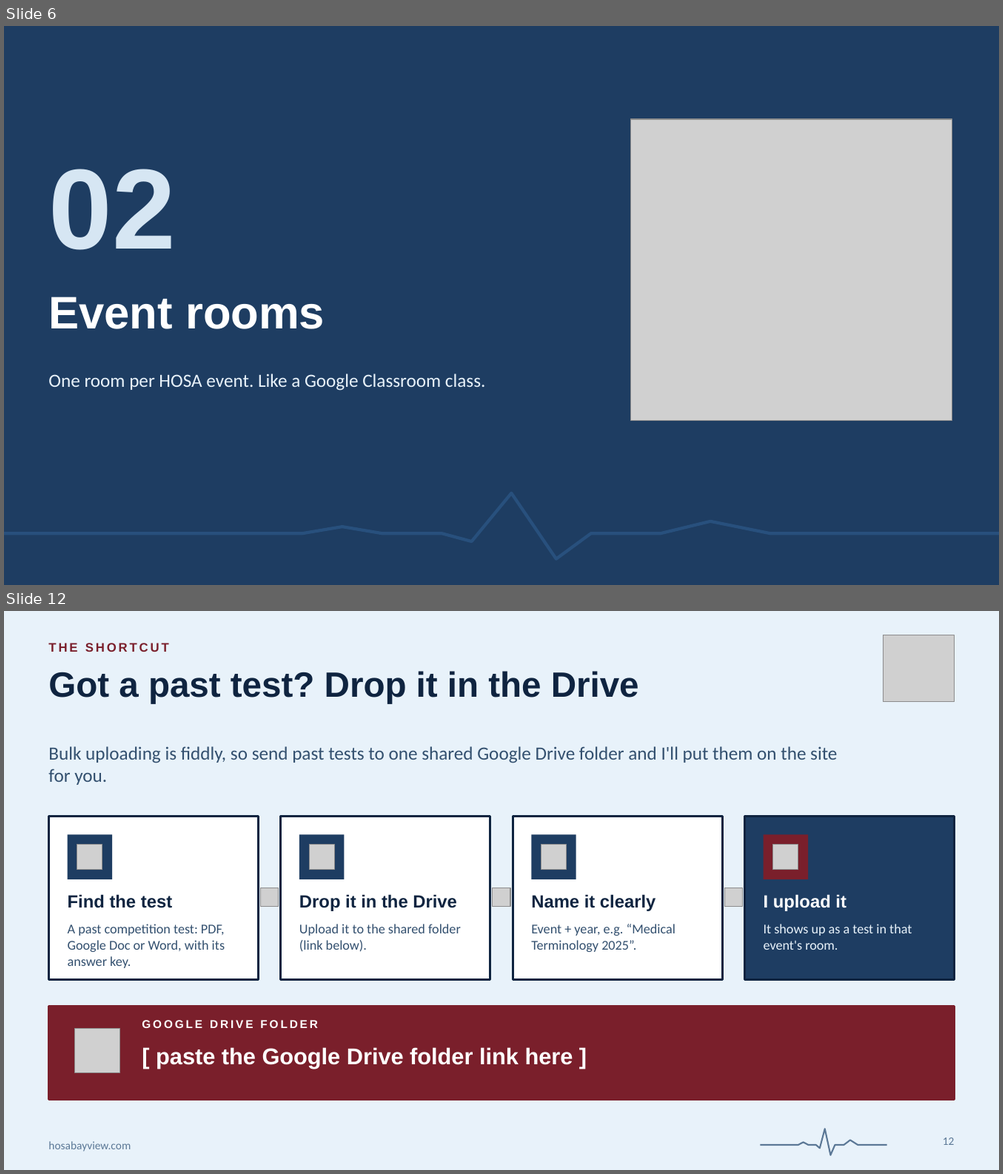
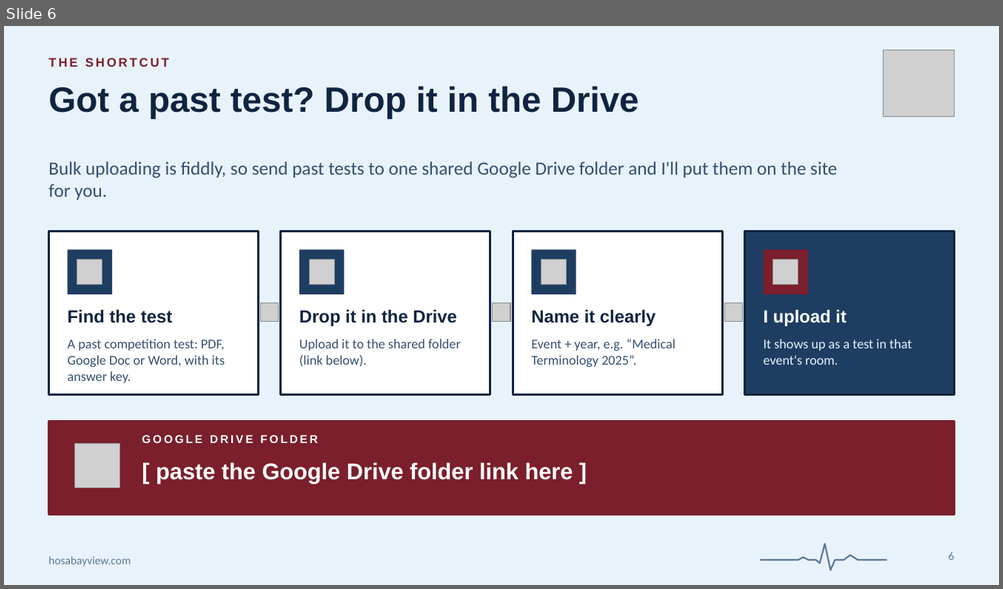
Before and after one commit to claudeforeveryone/hosa-bayview, a slide deck: docs/presentations/hosa-bayview-admin-guide.pptx. Shown one above the other, each under a label of ours: slides 6 and 12 before the commit, slide 6 after it; the slides between them are not shown. The pictures are 1003x1174 and 1003x589 pixels, drawn with LibreOffice and Linux fonts; fonts in the diff are those of the drawing; grey boxes stand for pictures. Boxes give left, top, right and bottom in pixels: in the first picture for what was removed or moved away, otherwise in the second. Text is boxed around its words. In the diff, an @@ line names an element or a change of style, - is before the commit and + after.

```diff
--- a/docs/presentations/hosa-bayview-admin-guide.pptx
+++ b/docs/presentations/hosa-bayview-admin-guide.pptx
@@ slide 6 removed at bbox=[4, 26, 999, 585], background #1E3D62 @@
@@ picture removed at bbox=[631, 119, 951, 421] @@
@@ text removed at bbox=[48, 169, 175, 250] @@
-02
@@ title removed at bbox=[48, 297, 324, 329] @@
-Event rooms
@@ text removed at bbox=[48, 374, 486, 391] @@
-One room per HOSA event. Like a Google Classroom class.
@@ freeform shape removed at bbox=[4, 492, 999, 560] @@
@@ what was slide 12 is now slide 6 @@
@@ page number at bbox=[948, 552, 954, 560]: text changed @@
-12
+6
```
Also in this commit, not shown: 5 slides changed, 5 slides added, 16 other slides removed, 3 other files.
